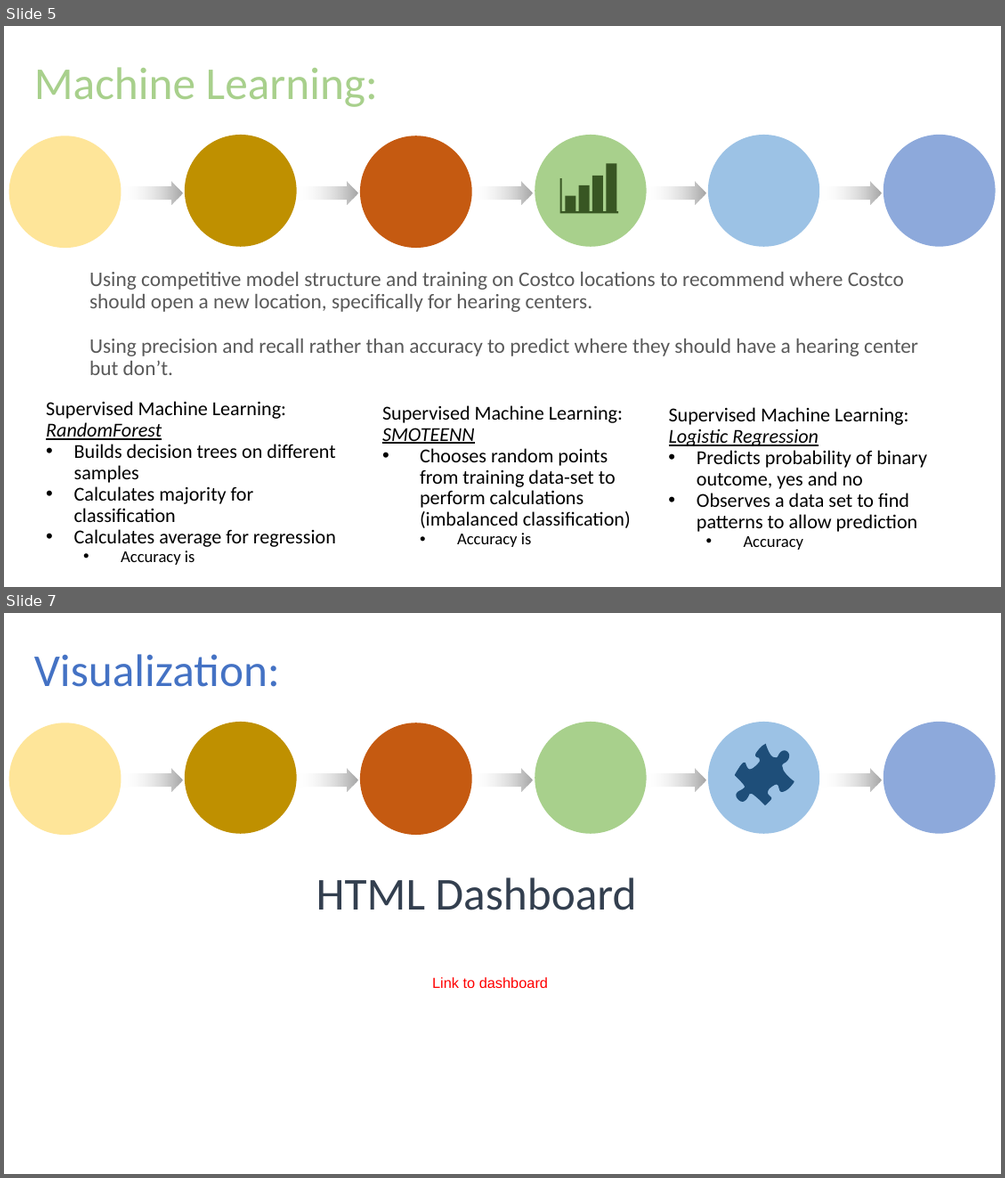
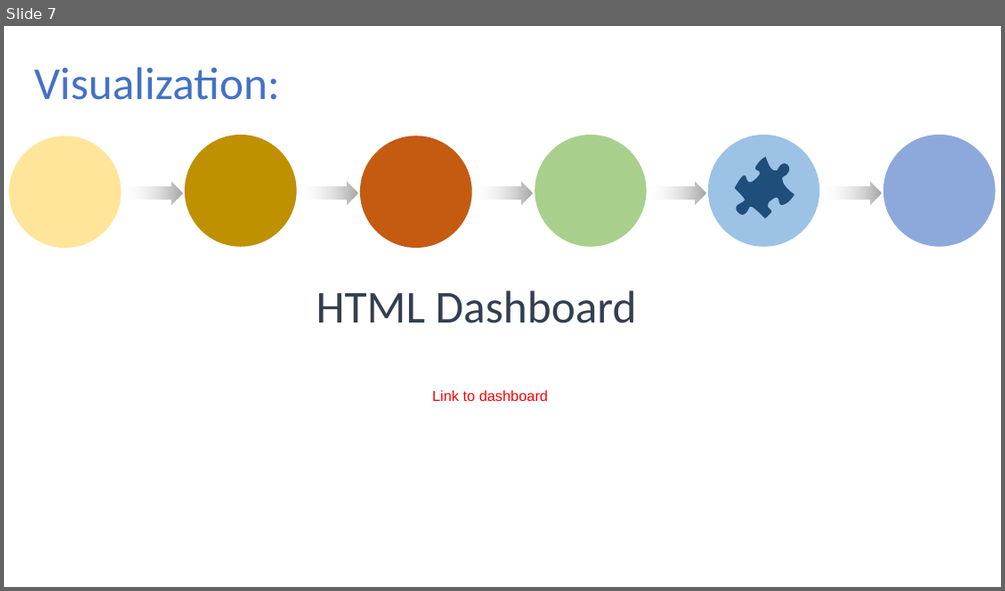
Before and after one commit to JaxWil24/Hearing_Aid_Accessibility, a slide deck: Presentation/FP_Powerpoint.pptx. Shown one above the other, each under a label of ours: slides 5 and 7 before the commit, slide 7 after it; the slides between them are not shown. The pictures are 1005x1178 and 1005x591 pixels, drawn with LibreOffice and Linux fonts; fonts in the diff are those of the drawing. Boxes give left, top, right and bottom in pixels: in the first picture for what was removed or moved away, otherwise in the second. Text is boxed around its words. In the diff, an @@ line names an element or a change of style, - is before the commit and + after.

```diff
--- a/Presentation/FP_Powerpoint.pptx
+++ b/Presentation/FP_Powerpoint.pptx
@@ slide 5 removed at (4,26,1001,587), background #FFFFFF; not listed: 17 template elements that a slide beside it also shows @@
@@ text removed at (34,67,378,107) @@
-Machine Learning:
@@ group removed at (560,164,619,214): 4 rectangles, 1 freeform shape @@
@@ text removed at (89,272,918,375) @@
-Using competitive model structure and training on Costco locations to recommend where Costco should open a new location, specifically for hearing centers.
-Using precision and recall rather than accuracy to predict where they should have a hearing center but don’t.
@@ text removed at (46,401,336,564) @@
-Supervised Machine Learning:
-RandomForest
-• Builds decision trees on different samples
-• Calculates majority for classification
-• Calculates average for regression
-  • Accuracy is
@@ text removed at (382,405,631,547) @@
-Supervised Machine Learning:
-SMOTEENN
-• Chooses random points from training data-set to perform calculations (imbalanced classification)
-  • Accuracy is
@@ text removed at (669,407,927,549) @@
-Supervised Machine Learning:
-Logistic Regression
-• Predicts probability of binary outcome, yes and no
-• Observes a data set to find patterns to allow prediction
-  • Accuracy
```
Also in this commit, not shown: 4 slides changed, 2 slides added, 1 other slide removed.
